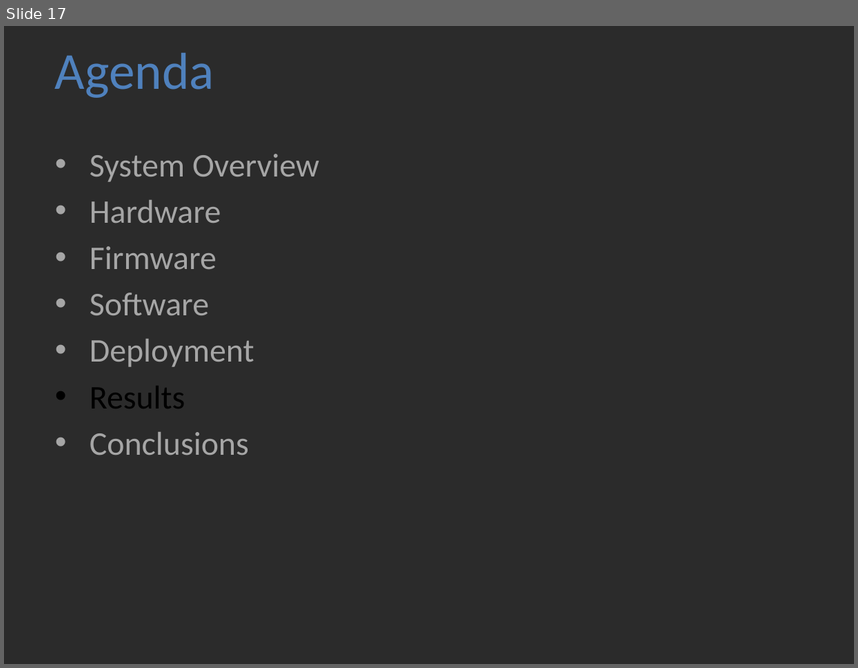
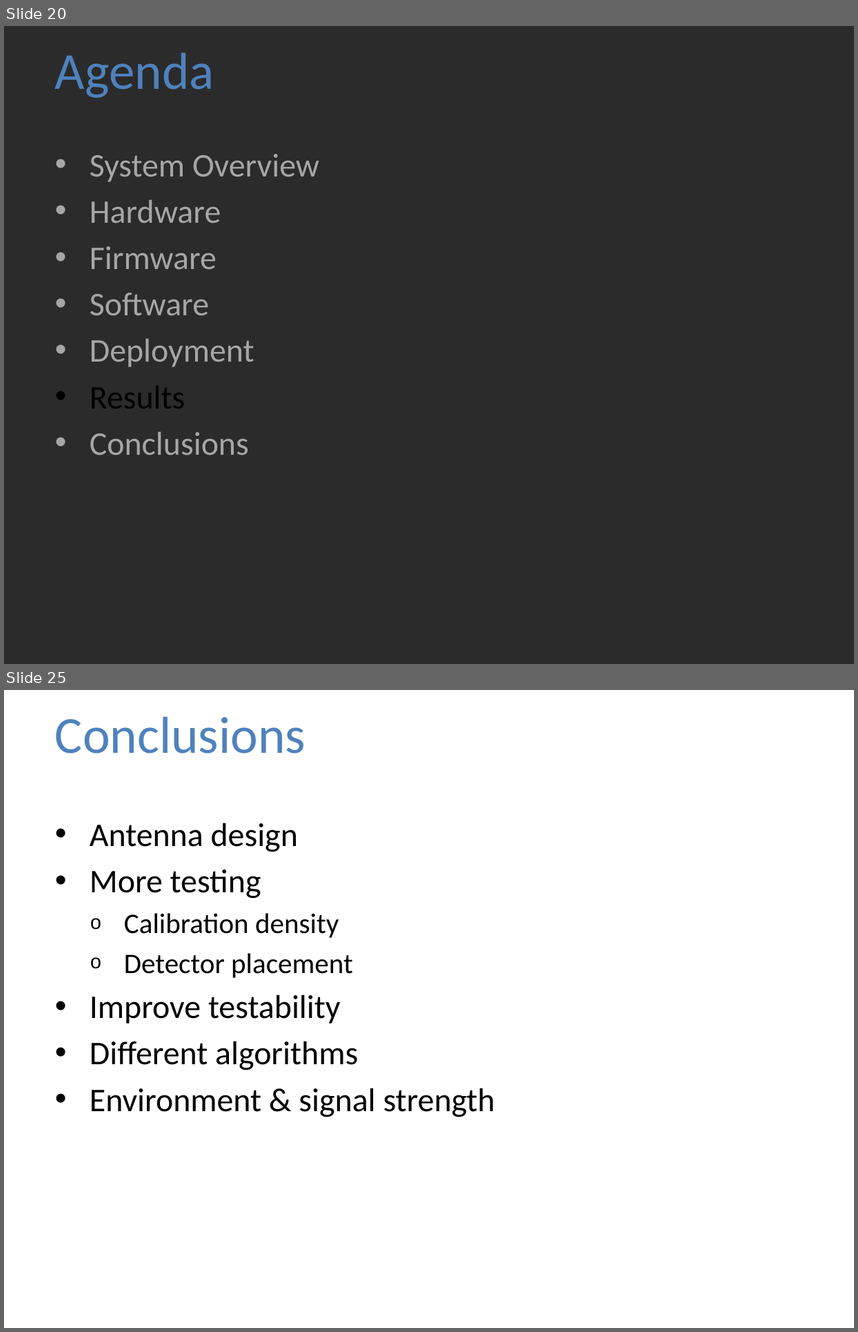
Before and after one commit to jolleekin/tiu-tracking, a slide deck: Docs/TIU_Tracking_Presentation_v1.pptx. Shown one above the other, each under a label of ours: slide 17 before the commit, slides 20 and 25 after it; the slides between them are not shown. The pictures are 858x668 and 858x1332 pixels, drawn with LibreOffice and Linux fonts; fonts in the diff are those of the drawing; background and template pictures are left out; a plain dark background stands for a picture behind light text. Boxes give left, top, right and bottom in pixels: in the first picture for what was removed or moved away, otherwise in the second. Text is boxed around its words. In the diff, an @@ line names an element or a change of style, - is before the commit and + after.

```diff
--- a/Docs/TIU_Tracking_Presentation_v1.pptx
+++ b/Docs/TIU_Tracking_Presentation_v1.pptx
@@ slide 25 added at [4,690,854,1328], background picture (left out) @@
@@ title added at [55,716,306,753], 44 pt, text #4F81BD @@
+Conclusions
@@ text added at [90,822,495,1117], 28 pt, text #000000 @@
+• Antenna design
+• More testing
+  o Calibration density
+  o Detector placement
+• Improve testability
+• Different algorithms
+• Environment & signal strength
@@ what was slide 17 is now slide 20 @@
```
Also in this commit, not shown: 1 slide changed, 9 other slides added, 1 slide removed.
